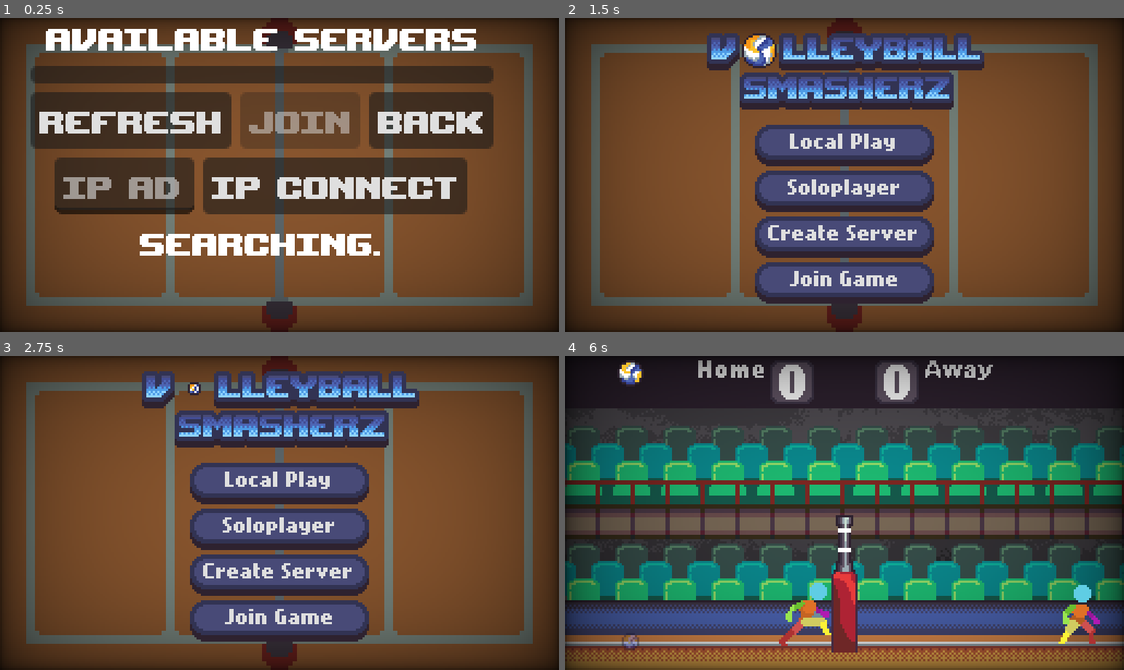
Above: before the commit, frames 1-4 (two rows, left to right).
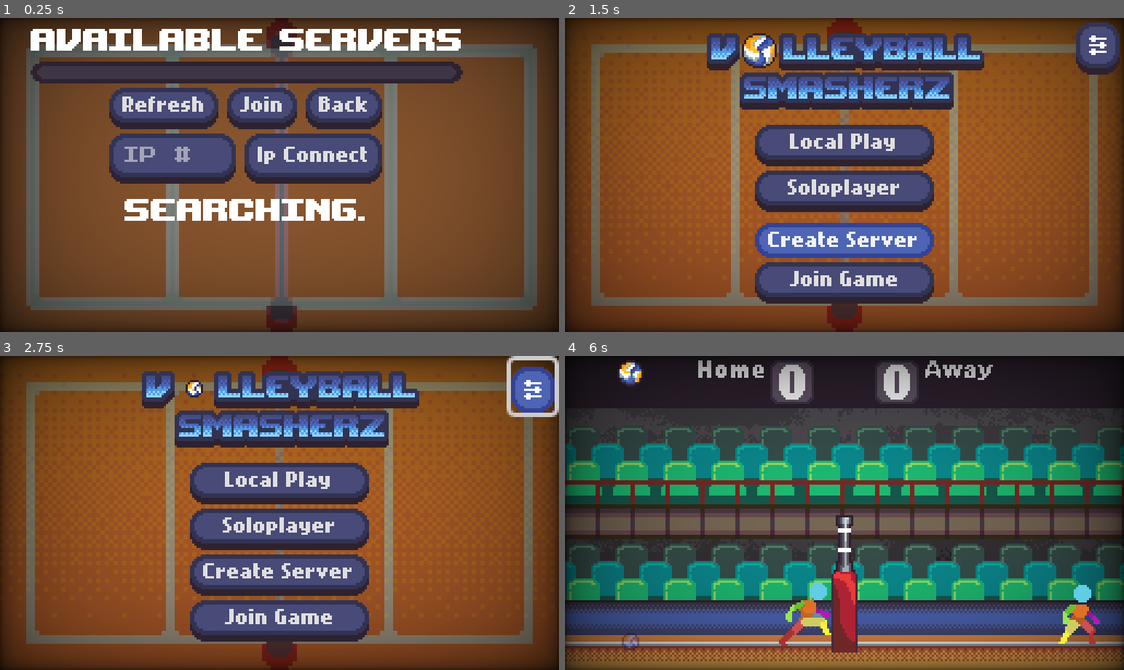
Above: after the commit, the same moments.

Repository: wonderdip/Arcade-Game
Game: Godot game, scene res://Scenes/Menus/server_browser.tscn
Same seed, same stepped clock (60 frames per second), same inputs: the game is played once before the commit and once after it. This scene is started directly instead of the project's main scene.
Inputs (mouse positions are in pixels of both pictures, inside the frame that each line leads up to):
- Up to frame 1 (0.25 s): no input
- Up to frame 2 (1.5 s): click "Refresh" at 0.5 s; click "Back" at 1.25 s
- Up to frame 3 (2.75 s): click (531, 387) at 2.02 s
- Up to frame 4 (6 s): click "Local Play" at 2.75 s; tap Enter at 3.5 s; hold F (set) 3.53-4.28 s; hold D (right) 3.53-5.03 s; tap W (jump) at 3.77, 4.52 s; tap C (bump) at 4.35 s; tap F (set) at 4.55 s; hold A (left) 5.03-5.78 s; hold F (set) 5.03-5.78 s; tap L (bump_2) at 5.1 s; hold D (right) from 5.78 s (still down); tap Q (hit) at 5.85 s

The runs differ from the first frame. In frame 1, 43% of the frame differs, in the area x 4-97%, y 0-100%; in frame 2, 44%, in the area x 3-100%, y 0-96%; in frame 3, 41%; in frame 4, less than 0.1%.

Commit message:
editing ui and themes

Diff:
--- a/Scenes/Menus/server_browser.tscn
+++ b/Scenes/Menus/server_browser.tscn
@@ -1,13 +1,9 @@
-[gd_scene load_steps=7 format=3 uid="uid://d3ycdm22efqyq"]
+[gd_scene load_steps=6 format=3 uid="uid://d3ycdm22efqyq"]
 
-[ext_resource type="FontFile" uid="uid://bock84trufxhp" path="res://Assets/Fonts/upheavtt.ttf" id="1_rfd8m"]
+[ext_resource type="Theme" uid="uid://colk31q20bk6u" path="res://Themes/main_theme.tres" id="1_rfd8m"]
 [ext_resource type="Script" uid="uid://qi4qb347fwmd" path="res://Scripts/server_browser.gd" id="2_6a1mq"]
 [ext_resource type="Texture2D" uid="uid://ic27ga3or3yx" path="res://Assets/Start Screen/TopViewCourt.png" id="3_akvjh"]
 [ext_resource type="Shader" uid="uid://binjhiy2didyr" path="res://Shaders/Vignette.gdshader" id="4_245e3"]
-
-[sub_resource type="Theme" id="Theme_up1l7"]
-default_font = ExtResource("1_rfd8m")
-default_font_size = 20
 
 [sub_resource type="ShaderMaterial" id="ShaderMaterial_qpmdq"]
 shader = ExtResource("4_245e3")
@@ -23,7 +19,7 @@
 anchor_bottom = 1.0
 grow_horizontal = 2
 grow_vertical = 2
-theme = SubResource("Theme_up1l7")
+theme = ExtResource("1_rfd8m")
 script = ExtResource("2_6a1mq")
 
 [node name="BGCourt" type="Sprite2D" parent="."]
@@ -103,7 +99,7 @@
 
 [node name="IPInput" type="LineEdit" parent="ScrollContainer/VBoxContainer/ManualConnect"]
 layout_mode = 2
-placeholder_text = "IP Adrs"
+placeholder_text = "IP #"
 
 [node name="ConnectButton" type="Button" parent="ScrollContainer/VBoxContainer/ManualConnect"]
 layout_mode = 2
--- a/Scenes/Menus/title_screen.tscn
+++ b/Scenes/Menus/title_screen.tscn
@@ -1,8 +1,7 @@
-[gd_scene load_steps=17 format=3 uid="uid://5mskd276w0y3"]
+[gd_scene load_steps=19 format=3 uid="uid://5mskd276w0y3"]
 
-[ext_resource type="Texture2D" uid="uid://ic27ga3or3yx" path="res://Assets/Start Screen/TopViewCourt.png" id="1_qrrr1"]
+[ext_resource type="Texture2D" uid="uid://bqo6kuh7gw6rn" path="res://Assets/Start Screen/TopViewCourt_Gradient.png" id="1_rga2t"]
 [ext_resource type="Shader" uid="uid://binjhiy2didyr" path="res://Shaders/Vignette.gdshader" id="2_5l772"]
-[ext_resource type="Texture2D" uid="uid://bdkut3u1wl1b6" path="res://Assets/Start Screen/Overlay.png" id="3_wqk6i"]
 [ext_resource type="PackedScene" uid="uid://btcp30cq4g58t" path="res://Scenes/Menus/main_menu.tscn" id="6_6a4bo"]
 [ext_resource type="Texture2D" uid="uid://ckesrjrj7u4gq" path="res://Assets/Start Screen/Volleyball_anim.png" id="6_qrrr1"]
 [ext_resource type="Texture2D" uid="uid://lg25kccmrh0u" path="res://Assets/Start Screen/Title.png" id="7_5l772"]
@@ -10,6 +9,9 @@
 [ext_resource type="Texture2D" uid="uid://c1j0ad0roj7p7" path="res://Assets/Start Screen/Title_Red.png" id="8_wqk6i"]
 [ext_resource type="Texture2D" uid="uid://cw6abvsavasq" path="res://Assets/Start Screen/Title_Green.png" id="9_jfetd"]
 [ext_resource type="Texture2D" uid="uid://ct7pj0qo02eid" path="res://Assets/Start Screen/Title_Green2.png" id="10_6a4bo"]
+[ext_resource type="Texture2D" uid="uid://xsy4lqxsn2ie" path="res://Assets/Start Screen/Title_Purple.png" id="11_6a4bo"]
+[ext_resource type="Theme" uid="uid://colk31q20bk6u" path="res://Themes/main_theme.tres" id="12_u16dj"]
+[ext_resource type="Texture2D" uid="uid://f6oholow6tg2" path="res://Assets/UI/Settings_Icon.png" id="13_rga2t"]
 
 [sub_resource type="ShaderMaterial" id="ShaderMaterial_5e717"]
 shader = ExtResource("2_5l772")
@@ -51,7 +53,7 @@
 }],
 "loop": true,
 "name": &"squish",
-"speed": 2.0
+"speed": 1.5
 }]
 
 [node name="TitleScreen" type="Control"]
@@ -65,9 +67,9 @@
 grow_vertical = 2
 
 [node name="BGCourt" type="Sprite2D" parent="."]
-modulate = Color(0.6, 0.6, 0.6, 1)
+modulate = Color(0.8, 0.8, 0.8, 1)
 scale = Vector2(2, 2)
-texture = ExtResource("1_qrrr1")
+texture = ExtResource("1_rga2t")
 
 [node name="Vignette" type="ColorRect" parent="."]
 material = SubResource("ShaderMaterial_5e717")
@@ -85,21 +87,6 @@
 grow_vertical = 2
 color = Color(1, 1, 1, 0)
 
-[node name="NinePatchRect" type="NinePatchRect" parent="."]
-visible = false
-layout_mode = 0
-offset_left = -66.0
-offset_top = -60.0
-offset_right = 66.0
-offset_bottom = -22.0
-texture = ExtResource("3_wqk6i")
-patch_margin_left = 4
-patch_margin_top = 4
-patch_margin_right = 4
-patch_margin_bottom = 4
-axis_stretch_horizontal = 2
-axis_stretch_vertical = 2
-
 [node name="MainMenu" parent="." instance=ExtResource("6_6a4bo")]
 layout_mode = 1
 offset_top = 18.0
@@ -107,13 +94,12 @@
 
 [node name="Title" type="Sprite2D" parent="."]
 visible = false
-position = Vector2(0, -52)
+position = Vector2(0, -48)
 texture = ExtResource("7_5l772")
 offset = Vector2(0.5, 0.5)
 
 [node name="Ball" type="AnimatedSprite2D" parent="Title"]
 position = Vector2(-39, -9)
-scale = Vector2(2, 2)
 sprite_frames = SubResource("SpriteFrames_uo7yt")
 animation = &"squish"
 autoplay = "squish"
@@ -129,17 +115,16 @@
 sprite_frames = SubResource("SpriteFrames_uo7yt")
 animation = &"squish"
 autoplay = "squish"
-frame_progress = 0.276846
+frame_progress = 0.66245604
 
 [node name="TitleRed" type="Sprite2D" parent="."]
 visible = false
-position = Vector2(0, -52)
+position = Vector2(0, -48)
 texture = ExtResource("8_wqk6i")
 offset = Vector2(0.5, 0.5)
 
 [node name="Ball" type="AnimatedSprite2D" parent="TitleRed"]
 position = Vector2(-39, -9)
-scale = Vector2(2, 2)
 sprite_frames = SubResource("SpriteFrames_uo7yt")
 animation = &"squish"
 autoplay = "squish"
@@ -147,13 +132,12 @@
 
 [node name="TitleGreen" type="Sprite2D" parent="."]
 visible = false
-position = Vector2(0, -46)
+position = Vector2(0, -48)
 texture = ExtResource("9_jfetd")
 offset = Vector2(0.5, 0.5)
 
 [node name="Ball" type="AnimatedSprite2D" parent="TitleGreen"]
 position = Vector2(-39, -9)
-scale = Vector2(2, 2)
 sprite_frames = SubResource("SpriteFrames_uo7yt")
 animation = &"squish"
 autoplay = "squish"
@@ -161,14 +145,41 @@
 
 [node name="TitleGreen2" type="Sprite2D" parent="."]
 visible = false
-position = Vector2(0, -52)
+position = Vector2(0, -48)
 texture = ExtResource("10_6a4bo")
 offset = Vector2(0.5, 0.5)
 
 [node name="Ball" type="AnimatedSprite2D" parent="TitleGreen2"]
 position = Vector2(-39, -9)
-scale = Vector2(2, 2)
 sprite_frames = SubResource("SpriteFrames_uo7yt")
 animation = &"squish"
 autoplay = "squish"
 frame_progress = 0.65984
+
+[node name="TitlePurple" type="Sprite2D" parent="."]
+visible = false
+position = Vector2(0, -48)
+texture = ExtResource("11_6a4bo")
+offset = Vector2(0.5, 0.5)
+
+[node name="Ball" type="AnimatedSprite2D" parent="TitlePurple"]
+position = Vector2(-39, -9)
+sprite_frames = SubResource("SpriteFrames_uo7yt")
+animation = &"squish"
+autoplay = "squish"
+frame_progress = 0.65984
+
+[node name="Settings button" type="Button" parent="."]
+layout_mode = 0
+offset_left = 106.0
+offset_top = -70.0
+offset_right = 126.0
+offset_bottom = -46.0
+theme = ExtResource("12_u16dj")
+icon = ExtResource("13_rga2t")
+icon_alignment = 1
+
+[node name="Sprite2D" type="Sprite2D" parent="Settings button"]
+visible = false
+position = Vector2(10, 9)
+texture = ExtResource("13_rga2t")
--- a/Scripts/server_browser.gd
+++ b/Scripts/server_browser.gd
@@ -45,7 +45,6 @@
 	var server_info = server_list.get_item_metadata(index)
 	if server_info:
 		selected_server_ip = server_info.ip
-		join_button.disabled = false
 		print("Selected server:", server_info)
 
 func _on_join_button_pressed():
@@ -82,7 +81,6 @@
 func refresh_servers():
 	discovered_servers.clear()
 	server_list.clear()
-	join_button.disabled = true
 	status_label.text = "Searching"
 	searching = true
 	animate_search_label()
--- a/Themes/main_theme.tres
+++ b/Themes/main_theme.tres
@@ -1,8 +1,11 @@
-[gd_resource type="Theme" load_steps=6 format=3 uid="uid://colk31q20bk6u"]
+[gd_resource type="Theme" load_steps=11 format=3 uid="uid://colk31q20bk6u"]
 
 [ext_resource type="FontFile" uid="uid://cql3uikf8tstl" path="res://Assets/Fonts/nokiafc22.ttf" id="1_ybks7"]
 [ext_resource type="Texture2D" uid="uid://3c45c3q2lfmt" path="res://Assets/UI/Button_Pressed-Hover.png" id="2_jg5j1"]
 [ext_resource type="Texture2D" uid="uid://dljn3lm5gefq6" path="res://Assets/UI/Button.png" id="2_o2ta1"]
+[ext_resource type="FontFile" uid="uid://bock84trufxhp" path="res://Assets/Fonts/upheavtt.ttf" id="4_jg5j1"]
+[ext_resource type="Texture2D" uid="uid://c1un7pyyiq0vy" path="res://Assets/UI/Panel.png" id="4_kcyw7"]
+[ext_resource type="FontFile" uid="uid://dgadsxyftctpi" path="res://Assets/Fonts/PressStart2P.ttf" id="5_2f3ak"]
 
 [sub_resource type="StyleBoxTexture" id="StyleBoxTexture_2f3ak"]
 texture = ExtResource("2_jg5j1")
@@ -20,10 +23,33 @@
 texture_margin_right = 6.0
 texture_margin_bottom = 9.0
 
+[sub_resource type="StyleBoxTexture" id="StyleBoxTexture_j453h"]
+texture = ExtResource("4_kcyw7")
+texture_margin_left = 5.0
+texture_margin_top = 5.0
+texture_margin_right = 5.0
+texture_margin_bottom = 5.0
+
+[sub_resource type="StyleBoxTexture" id="StyleBoxTexture_jg5j1"]
+content_margin_right = 20.0
+texture = ExtResource("2_o2ta1")
+texture_margin_left = 6.0
+texture_margin_top = 6.0
+texture_margin_right = 6.0
+texture_margin_bottom = 9.0
+
 [resource]
 Button/font_sizes/font_size = 8
 Button/fonts/font = ExtResource("1_ybks7")
 Button/styles/hover = SubResource("StyleBoxTexture_2f3ak")
 Button/styles/normal = SubResource("StyleBoxTexture_aur2u")
 Button/styles/pressed = SubResource("StyleBoxTexture_2f3ak")
+ItemList/font_sizes/font_size = 8
+ItemList/fonts/font = ExtResource("5_2f3ak")
+ItemList/styles/panel = SubResource("StyleBoxTexture_j453h")
+Label/font_sizes/font_size = 20
+Label/fonts/font = ExtResource("4_jg5j1")
+LineEdit/font_sizes/font_size = 8
+LineEdit/fonts/font = ExtResource("5_2f3ak")
+LineEdit/styles/normal = SubResource("StyleBoxTexture_jg5j1")
 VBoxContainer/constants/separation = 2
--- /dev/null
+++ b/Themes/other_buttons.tres
@@ -0,0 +1,33 @@
+[gd_resource type="Theme" load_steps=5 format=3 uid="uid://c1jsecc6vcima"]
+
+[ext_resource type="Texture2D" uid="uid://cwhm1cxdm0fpd" path="res://Assets/UI/Settings button.png" id="1_bkmer"]
+
+[sub_resource type="CompressedTexture2D" id="CompressedTexture2D_s503j"]
+load_path = "res://.godot/imported/Settings button.png-a2d408f1f6d478ee3d21c3344c108b11.ctex"
+
+[sub_resource type="StyleBoxTexture" id="StyleBoxTexture_ocqtu"]
+content_margin_left = 2.0
+content_margin_top = 2.0
+content_margin_right = 2.0
+content_margin_bottom = 2.0
+texture = SubResource("CompressedTexture2D_s503j")
+texture_margin_left = 3.0
+texture_margin_top = 3.0
+texture_margin_right = 3.0
+texture_margin_bottom = 3.0
+modulate_color = Color(1.353256, 1.353256, 1.353256, 1)
+
+[sub_resource type="StyleBoxTexture" id="StyleBoxTexture_83n7d"]
+content_margin_left = 2.0
+content_margin_top = 2.0
+content_margin_right = 2.0
+content_margin_bottom = 2.0
+texture = ExtResource("1_bkmer")
+texture_margin_left = 3.0
+texture_margin_top = 3.0
+texture_margin_right = 3.0
+texture_margin_bottom = 3.0
+
+[resource]
+Button/styles/hover = SubResource("StyleBoxTexture_ocqtu")
+Button/styles/normal = SubResource("StyleBoxTexture_83n7d")
Binary file added: Assets/Start Screen/Title_Purple.png
Not shown, added: Assets/Start Screen/Title_Purple.png.import
Binary file added: Assets/Start Screen/TopViewCourt.ase
Binary file changed: Assets/Start Screen/TopViewCourt.png
Binary file added: Assets/Start Screen/TopViewCourt_Gradient.png
Not shown, added: Assets/Start Screen/TopViewCourt_Gradient.png.import
Binary file changed: Assets/Start Screen/Volleyball_anim.png
Binary file added: Assets/UI/Panel.png
Not shown, added: Assets/UI/Panel.png.import
Binary file added: Assets/UI/Settings button.png
Not shown, added: Assets/UI/Settings button.png.import
Binary file added: Assets/UI/Settings_Icon.png
(and 1 more such lines)
